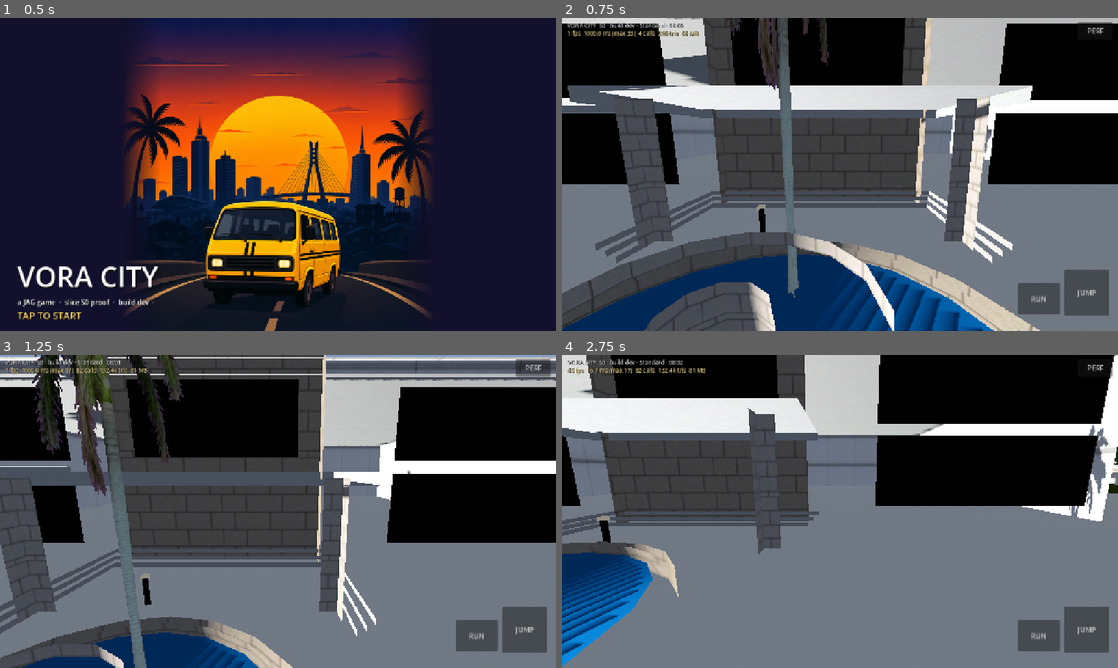
Above: before the commit, frames 1-4 (two rows, left to right).
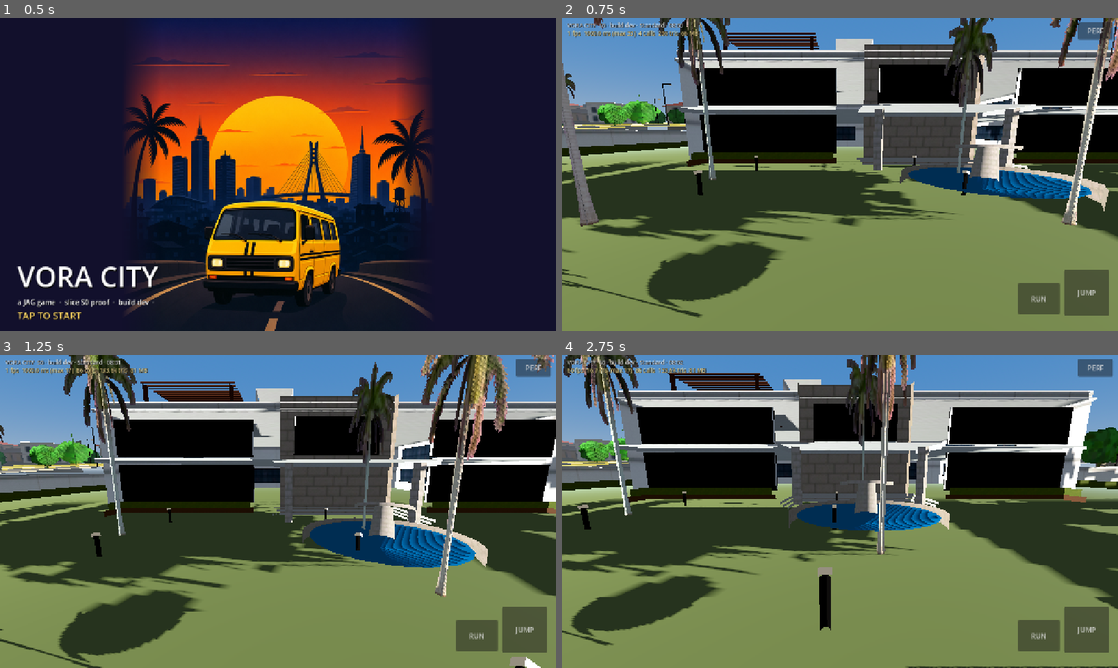
Above: after the commit, the same moments.

Repository: macaulay-spec/Arena-v-world
Game: Godot game, scene res://scenes/main.tscn
Two runs of this game, one before a commit and one after it. Both use one fixed random seed, a clock stepped at 60 frames per second and the inputs below.
Inputs (mouse positions are in pixels of both pictures, inside the frame that each line leads up to):
- Up to frame 1 (0.5 s): no input
- Up to frame 2 (0.75 s): tap Enter at 0.5 s; move the mouse to (962, 158) at 0.52 s; hold D (move_right) from 0.53 s (still down); hold Shift (run) from 0.53 s (still down); click (962, 158) at 0.67 s
- Up to frame 3 (1.25 s): keep holding D (move_right); keep holding Shift (run); tap Space (jump) at 0.77 s
- Up to frame 4 (2.75 s): release D (move_right) at 1.25 s; release Shift (run) at 1.25 s; drag from (728, 527) to (812, 574) at 1.27 s; move the mouse to (895, 442) at 2.02 s; hold D (move_right) from 2.03 s (still down); hold Shift (run) from 2.03 s (still down)

Frame 1 is identical in both runs. In frame 2, 89% of the frame differs, in the area x 0-100%, y 0-100%; in frame 3, 89%; in frame 4, 93%.

Commit message:
s0: lighting pass (AgX, aerial fog, Lagos dusk/night, pooled street lights), ground skirt, recessed mansion windows + slab bands + balcony + pergola + beds, spawn on the drive, NPC placement on sidewalk segments
Co-authored-by: arena-agent <297053741+arena-agent@users.noreply.github.com>

Diff:
--- a/godot/scripts/game.gd
+++ b/godot/scripts/game.gd
@@ -7,9 +7,9 @@
 
 ## Quality presets. Lite is the 2 GB-phone preset and the default when memory is unknown or ≤ 3 GB.
 const PRESETS := {
-	"lite": {"label": "Lite", "scale": 0.75, "shadows": false, "shadow_size": 512, "npcs": 8, "fog_end": 220.0, "far": 400.0, "fxaa": false},
-	"standard": {"label": "Standard", "scale": 1.0, "shadows": true, "shadow_size": 1024, "npcs": 14, "fog_end": 320.0, "far": 600.0, "fxaa": true},
-	"high": {"label": "High", "scale": 1.0, "shadows": true, "shadow_size": 2048, "npcs": 20, "fog_end": 450.0, "far": 900.0, "fxaa": true},
+	"lite": {"label": "Lite", "scale": 0.75, "shadows": false, "shadow_size": 512, "npcs": 8, "fog_end": 220.0, "far": 400.0, "fxaa": false, "night_lights": 3},
+	"standard": {"label": "Standard", "scale": 1.0, "shadows": true, "shadow_size": 1024, "npcs": 14, "fog_end": 320.0, "far": 600.0, "fxaa": true, "night_lights": 5},
+	"high": {"label": "High", "scale": 1.0, "shadows": true, "shadow_size": 2048, "npcs": 20, "fog_end": 450.0, "far": 900.0, "fxaa": true, "night_lights": 6},
 }
 
 var build: Dictionary = {"commit": "dev", "date": "", "slice": "S0"}
--- a/godot/scripts/procgen/mansion_builder.gd
+++ b/godot/scripts/procgen/mansion_builder.gd
@@ -150,6 +150,23 @@
 		_glass_quad(glass, 35.0, 41.0, x1 + 0.03, yy[0], yy[1], 1)
 		_glass_quad(glass, 22.0, 30.0, x0 - 0.03, yy[0], yy[1], 3)
 		_glass_quad(glass, 35.0, 41.0, x0 - 0.03, yy[0], yy[1], 3)
+	# floor slab bands (shadow lines) at first floor and roof
+	for yy: float in [F1, RF]:
+		slab.add_box(W((x0 + x1) * 0.5, yy, (z0 + z1) * 0.5), Vector3(x1 - x0 + 0.3, 0.22, z1 - z0 + 0.3), Basis.IDENTITY, 4.0, Color(0.92, 0.92, 0.9), true, true)
+	# east balcony off the master suite, glass balustrade
+	slab.add_box(W(x1 + 1.0, F1 - 0.1, 30.0), Vector3(2.0, 0.25, 8.0), Basis.IDENTITY, 4.0, Color(0.9, 0.9, 0.88), true, true)
+	glass.add_quad(W(x1 + 1.98, F1, 26.0), W(x1 + 1.98, F1, 34.0), W(x1 + 1.98, F1 + 1.1, 34.0), W(x1 + 1.98, F1 + 1.1, 26.0),
+		Vector2(0, 0.3), Vector2(2.5, 0.3), Vector2(2.5, 0), Vector2(0, 0), Color(0.75, 0.85, 0.9))
+	# roof terrace pergola (timber slats on posts) west of the bulkhead
+	for px: float in [18.0, 25.0]:
+		for pz: float in [34.0, 41.0]:
+			wood.add_box(W(px, RF + 1.4, pz), Vector3(0.25, 2.8, 0.25), Basis.IDENTITY, 1.0, Color(0.6, 0.45, 0.3), false, false)
+	for i in range(12):
+		wood.add_box(W(21.5, RF + 2.85, 34.0 + i * 0.64), Vector3(7.6, 0.1, 0.16), Basis.IDENTITY, 1.0, Color(0.6, 0.45, 0.3), true, true)
+	# flower beds along the street facade (dark soil + low hedge)
+	for bx: Array in [[17.0, 27.0], [40.0, 49.0]]:
+		wb.batch("earth").add_box(W((bx[0] + bx[1]) * 0.5, 0.2, z1 + 1.0), Vector3(bx[1] - bx[0], 0.4, 1.6), Basis.IDENTITY, 2.0, Color(0.55, 0.45, 0.35), true, false)
+		wb.batch("grass").add_box(W((bx[0] + bx[1]) * 0.5, 0.65, z1 + 1.0), Vector3(bx[1] - bx[0] - 0.4, 0.5, 1.2), Basis.IDENTITY, 1.0, Color(0.5, 0.7, 0.35), true, false)
 	# pool terrace + pool
 	var pav := wb.batch("pavers")
 	pav.add_rect(W(31.0, 0.06, 20.0), W(51.0, 0.06, 20.0), W(51.0, 0.06, 2.5), W(31.0, 0.06, 2.5), 2.0, 2.0, Color(0.95, 0.93, 0.9))
@@ -177,6 +194,14 @@
 
 func _glass_quad(b: MeshBatch, a0: float, a1: float, fixed: float, y0: float, y1: float, face: int) -> void:
 	## face: 0 = south (+Z, varying X), 1 = east (+X, varying Z), 2 = north (-Z), 3 = west (-X)
+	## The glass sits 0.3 m behind the wall plane with reveals, so openings read as real depth.
+	var depth := 0.3
+	var inward: Vector3
+	match face:
+		0: inward = Vector3(0, 0, -1)
+		1: inward = Vector3(-1, 0, 0)
+		2: inward = Vector3(0, 0, 1)
+		_: inward = Vector3(1, 0, 0)
 	var p0: Vector3
 	var p1: Vector3
 	match face:
@@ -195,12 +220,22 @@
 	var up := Vector3(0, y1 - y0, 0)
 	var u := (a1 - a0) / 3.0
 	var v := (y1 - y0) / 3.0
-	b.add_quad(p0, p1, p1 + up, p0 + up, Vector2(0, v), Vector2(u, v), Vector2(u, 0), Vector2(0, 0), Color(0.8, 0.9, 1.0))
-	# dark mullions implied by the texture; add a thin frame slab for depth
+	var g0 := p0 + inward * depth
+	var g1 := p1 + inward * depth
+	b.add_quad(g0, g1, g1 + up, g0 + up, Vector2(0, v), Vector2(u, v), Vector2(u, 0), Vector2(0, 0), Color(0.8, 0.9, 1.0))
+	# reveals (sides, head, sill) in wall colour
+	var wall := wb.batch("mansion_wall")
+	var c := Color(0.9, 0.9, 0.88)
+	wall.add_quad(p0, g0, g0 + up, p0 + up, Vector2(0, v), Vector2(0.1, v), Vector2(0.1, 0), Vector2(0, 0), c)
+	wall.add_quad(g1, p1, p1 + up, g1 + up, Vector2(0, v), Vector2(0.1, v), Vector2(0.1, 0), Vector2(0, 0), c)
+	wall.add_quad(p0 + up, g0 + up, g1 + up, p1 + up, Vector2(0, 0.1), Vector2(0, 0), Vector2(u, 0), Vector2(u, 0.1), c)
+	var sill := wb.batch("concrete")
+	sill.add_quad(g0, p0, p1, g1, Vector2(0, 0.1), Vector2(0, 0), Vector2(u, 0), Vector2(u, 0.1), c)
+	# slim dark frame on the glass plane
 	var frame := wb.batch("metal_dark")
-	var mid := (p0 + p1) * 0.5 + up * 0.5
-	var basis := Basis(Vector3.UP, -atan2((p1 - p0).z, (p1 - p0).x))
-	frame.add_box(mid, Vector3((p1 - p0).length() + 0.1, (y1 - y0) + 0.1, 0.04), basis, 1.0, Color(0.15, 0.15, 0.16), true, true)
+	var mid := (g0 + g1) * 0.5 + up * 0.5
+	var basis := Basis(Vector3.UP, -atan2((g1 - g0).z, (g1 - g0).x))
+	frame.add_box(mid, Vector3((g1 - g0).length() + 0.06, (y1 - y0) + 0.06, 0.03), basis, 1.0, Color(0.12, 0.12, 0.13), true, true)
 
 
 func _box(b: MeshBatch, x0: float, x1: float, z0: float, z1: float, y0: float, y1: float, col: Color, collide: bool) -> void:
@@ -296,5 +331,5 @@
 
 func player_spawn() -> Transform3D:
 	# on the porch path, looking towards the gate (+Z local = south)
-	var pos := W(33.0, 0.2, 49.5)
+	var pos := W(26.5, 0.2, 57.0)
 	return Transform3D(Basis(Vector3.UP, 0.0), pos)
--- a/godot/scripts/procgen/world_builder.gd
+++ b/godot/scripts/procgen/world_builder.gd
@@ -413,8 +413,8 @@
 # ---------------------------------------------------------------- props
 const TREE_SIZE := {
 	"tree-palm": [5.0, 8.0, "tree_palm"],
-	"tree-broad": [9.0, 8.5, "tree_broad"],
-	"tree-neem": [7.5, 7.5, "tree_neem"],
+	"tree-broad": [7.5, 7.5, "tree_broad"],
+	"tree-neem": [6.5, 7.0, "tree_neem"],
 	"tree-small": [4.0, 4.2, "tree_small"],
 	"bush": [1.8, 1.4, "tree_small"],
 }
--- a/godot/scripts/shots.gd
+++ b/godot/scripts/shots.gd
@@ -26,12 +26,12 @@
 	var M := func(x: float, y: float, z: float) -> Vector3:
 		return Vector3(x + MansionBuilder.OX, y + MansionBuilder.OY, z + MansionBuilder.OZ)
 	shots = [
-		{"name": "01_porch_spawn", "minutes": 17 * 60 + 30, "pos": M.call(33.0, 0.2, 49.5), "yaw": PI, "pitch": -0.12},
+		{"name": "01_porch_spawn", "minutes": 17 * 60 + 30, "pos": M.call(26.5, 0.2, 57.0), "yaw": PI, "pitch": -0.1},
 		{"name": "02_gate_to_house", "minutes": 17 * 60 + 30, "pos": M.call(27.0, 0.2, 73.0), "yaw": 0.15, "pitch": 0.0},
 		{"name": "03_street_garden_terrace", "minutes": 16 * 60 + 30, "pos": Vector3(-356.0, 22.3, -333.0), "yaw": -PI * 0.5, "pitch": -0.04},
 		{"name": "04_ridge_street_downhill", "minutes": 12 * 60 + 30, "pos": Vector3(-378.5, 0.0, -305.0), "yaw": PI, "pitch": -0.06, "ground": true},
 		{"name": "05_mansion_night", "minutes": 21 * 60 + 15, "pos": M.call(44.0, 0.2, 70.0), "yaw": 0.3, "pitch": 0.04},
-		{"name": "06_pool_terrace", "minutes": 10 * 60, "pos": M.call(41.0, 0.2, 2.5), "yaw": PI, "pitch": -0.08},
+		{"name": "06_pool_terrace", "minutes": 10 * 60, "pos": M.call(41.0, 0.2, 9.0), "yaw": PI, "pitch": -0.06},
 		{"name": "07_npc_closeup", "minutes": 17 * 60 + 50, "pos": Vector3(-333.5, 22.3, -332.6), "yaw": PI * 0.5, "pitch": -0.05},
 		{"name": "08_sunset_skyline", "minutes": 18 * 60 + 25, "pos": Vector3(-300.0, 0.0, -300.0), "yaw": PI * 0.62, "pitch": 0.06, "ground": true},
 	]
--- a/godot/scripts/world.gd
+++ b/godot/scripts/world.gd
@@ -18,7 +18,9 @@
 var npcs: Array[NPC] = []
 var stats := {}
 var car_models: Array[String] = []
+var night_lights: Array[OmniLight3D] = []
 var _night := -1.0
+var _light_timer := 0.0
 
 
 func _ready() -> void:
@@ -60,8 +62,9 @@
 	var we := WorldEnvironment.new()
 	env = Environment.new()
 	sky_mat = ProceduralSkyMaterial.new()
-	sky_mat.sun_angle_max = 25.0
-	sky_mat.sun_curve = 0.12
+	sky_mat.sun_angle_max = 10.0
+	sky_mat.sun_curve = 0.06
+	sky_mat.sky_curve = 0.09
 	sky_mat.ground_bottom_color = Color(0.2, 0.17, 0.13)
 	var sky := Sky.new()
 	sky.sky_material = sky_mat
@@ -70,18 +73,42 @@
 	env.sky = sky
 	env.ambient_light_source = Environment.AMBIENT_SOURCE_COLOR
 	env.reflected_light_source = Environment.REFLECTION_SOURCE_DISABLED
-	env.tonemap_mode = Environment.TONE_MAPPER_FILMIC
-	env.tonemap_exposure = 1.0
-	env.tonemap_white = 6.0
+	env.tonemap_mode = Environment.TONE_MAPPER_AGX
+	env.tonemap_exposure = 1.15
+	env.tonemap_white = 4.0
 	env.fog_enabled = true
 	env.fog_mode = Environment.FOG_MODE_DEPTH
-	env.fog_depth_begin = 40.0
+	env.fog_depth_begin = 70.0
 	env.fog_depth_end = float(Game.quality.get("fog_end", 220.0))
-	env.fog_depth_curve = 1.2
-	env.fog_sky_affect = 0.25
+	env.fog_depth_curve = 1.4
+	env.fog_sky_affect = 0.0
+	env.fog_aerial_perspective = 0.85
 	env.adjustment_enabled = false
 	we.environment = env
 	add_child(we)
+	# ground skirt: hides the end of the chunk until streaming (S1) fills the world
+	var skirt := MeshInstance3D.new()
+	var pm := PlaneMesh.new()
+	pm.size = Vector2(3000, 3000)
+	skirt.mesh = pm
+	var sm := StandardMaterial3D.new()
+	sm.albedo_color = Color(0.36, 0.42, 0.24)
+	sm.roughness = 1.0
+	skirt.material_override = sm
+	skirt.position = Vector3(builder.origin.x + builder.nx * builder.grid * 0.5, 16.5, builder.origin.y + builder.nz * builder.grid * 0.5)
+	skirt.cast_shadow = GeometryInstance3D.SHADOW_CASTING_SETTING_OFF
+	add_child(skirt)
+	# pooled street lights (moved to the lamps nearest the player after dark)
+	for i in range(6):
+		var l := OmniLight3D.new()
+		l.light_color = Color(1.0, 0.8, 0.55)
+		l.light_energy = 0.0
+		l.omni_range = 16.0
+		l.omni_attenuation = 1.4
+		l.shadow_enabled = false
+		l.visible = false
+		add_child(l)
+		night_lights.append(l)
 
 
 func _apply_quality(q: Dictionary) -> void:
@@ -124,30 +151,62 @@
 		sun.light_color = Color(0.45, 0.55, 0.85)
 		sun.light_energy = 0.12
 	# sky
-	var top_day := Color(0.27, 0.48, 0.82)
-	var hor_day := Color(0.72, 0.8, 0.9)
-	var top_dusk := Color(0.18, 0.2, 0.45)
-	var hor_dusk := Color(0.98, 0.55, 0.3)
-	var top_night := Color(0.02, 0.03, 0.07)
-	var hor_night := Color(0.08, 0.1, 0.18)
-	var top := top_day.lerp(top_dusk, dusk).lerp(top_night, night * night)
+	var top_day := Color(0.22, 0.45, 0.85)
+	var hor_day := Color(0.66, 0.78, 0.92)
+	var top_dusk := Color(0.16, 0.2, 0.42)
+	var hor_dusk := Color(0.98, 0.58, 0.32)
+	var top_night := Color(0.015, 0.02, 0.05)
+	var hor_night := Color(0.06, 0.08, 0.14)
+	var top := top_day.lerp(top_dusk, dusk * 0.8).lerp(top_night, night * night)
 	var hor := hor_day.lerp(hor_dusk, dusk).lerp(hor_night, night * night)
 	sky_mat.sky_top_color = top
 	sky_mat.sky_horizon_color = hor
-	sky_mat.ground_horizon_color = hor.darkened(0.2)
+	sky_mat.ground_horizon_color = hor.darkened(0.25)
 	sky_mat.sky_energy_multiplier = 1.0
-	env.ambient_light_color = Color(0.5, 0.56, 0.68).lerp(Color(0.95, 0.65, 0.45), dusk * 0.4).lerp(Color(0.1, 0.12, 0.2), night)
-	env.ambient_light_energy = 0.9
+	env.ambient_light_color = Color(0.56, 0.62, 0.72).lerp(Color(0.9, 0.65, 0.5), dusk * 0.25).lerp(Color(0.12, 0.14, 0.24), night)
+	env.ambient_light_energy = 0.75 - 0.35 * night
 	env.fog_light_color = hor
 	# emissive props after dark
 	var n := clampf(night * 1.4, 0.0, 1.0)
 	if absf(n - _night) > 0.02:
 		_night = n
-		Materials.get_mat("lamp_glow").emission_energy_multiplier = 0.3 + 3.5 * n
+		Materials.get_mat("lamp_glow").emission_energy_multiplier = 0.3 + 4.0 * n
 		var g := Materials.get_mat("mansion_glass")
 		g.emission_enabled = true
-		g.emission = Color(1.0, 0.82, 0.55)
-		g.emission_energy_multiplier = 0.9 * n
+		g.emission = Color(1.0, 0.8, 0.5)
+		g.emission_energy_multiplier = 1.4 * n
+	_update_night_lights(n)
+
+
+## Moves the pooled omni lights to the lamps nearest the player (cheap night lighting).
+func _update_night_lights(n: float) -> void:
+	_light_timer -= get_process_delta_time()
+	if _light_timer > 0.0 and n > 0.0:
+		return
+	_light_timer = 0.5
+	var count := int(Game.quality.get("night_lights", 3))
+	if n <= 0.01 or player == null:
+		for l in night_lights:
+			l.visible = false
+		return
+	var pp := player.global_position
+	var lamps: Array = []
+	for lp in builder.lamp_positions:
+		lamps.append(lp)
+	for lp in mansion.lights:
+		lamps.append(lp)
+	lamps.sort_custom(func(a, b): return a.distance_squared_to(pp) < b.distance_squared_to(pp))
+	for i in range(night_lights.size()):
+		var l := night_lights[i]
+		if i < count and i < lamps.size():
+			var lp: Vector3 = lamps[i]
+			var tall := lp.y - builder.height_at(lp.x, lp.z) < 1.0
+			l.global_position = lp + (Vector3(1.2, 6.0, 0) if tall else Vector3(0, 1.0, 0))
+			l.omni_range = 18.0 if tall else 7.0
+			l.light_energy = (2.2 if tall else 1.2) * n
+			l.visible = true
+		else:
+			l.visible = false
 
 
 func _spawn_player() -> void:
@@ -230,7 +289,12 @@
 	var best := p
 	var bd := INF
 	for r in builder.sidewalk_paths:
-		for q in r:
+		for i in range(r.size() - 1):
+			var a: Vector3 = r[i]
+			var b: Vector3 = r[i + 1]
+			var ab := b - a
+			var t := clampf((p - a).dot(ab) / maxf(ab.length_squared(), 0.001), 0.0, 1.0)
+			var q := a + ab * t
 			var d := Vector2(q.x - p.x, q.z - p.z).length()
 			if d < bd:
 				bd = d
